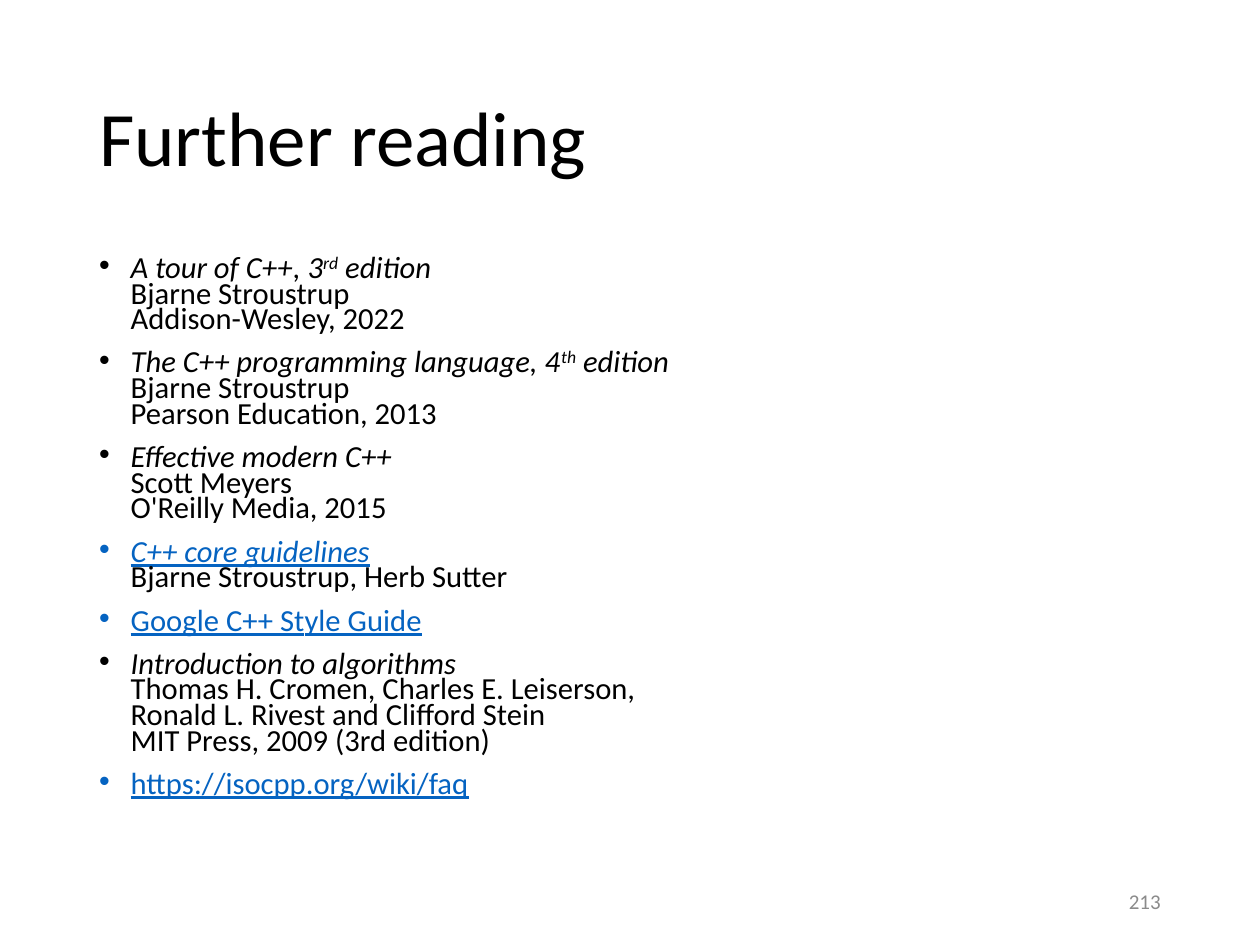
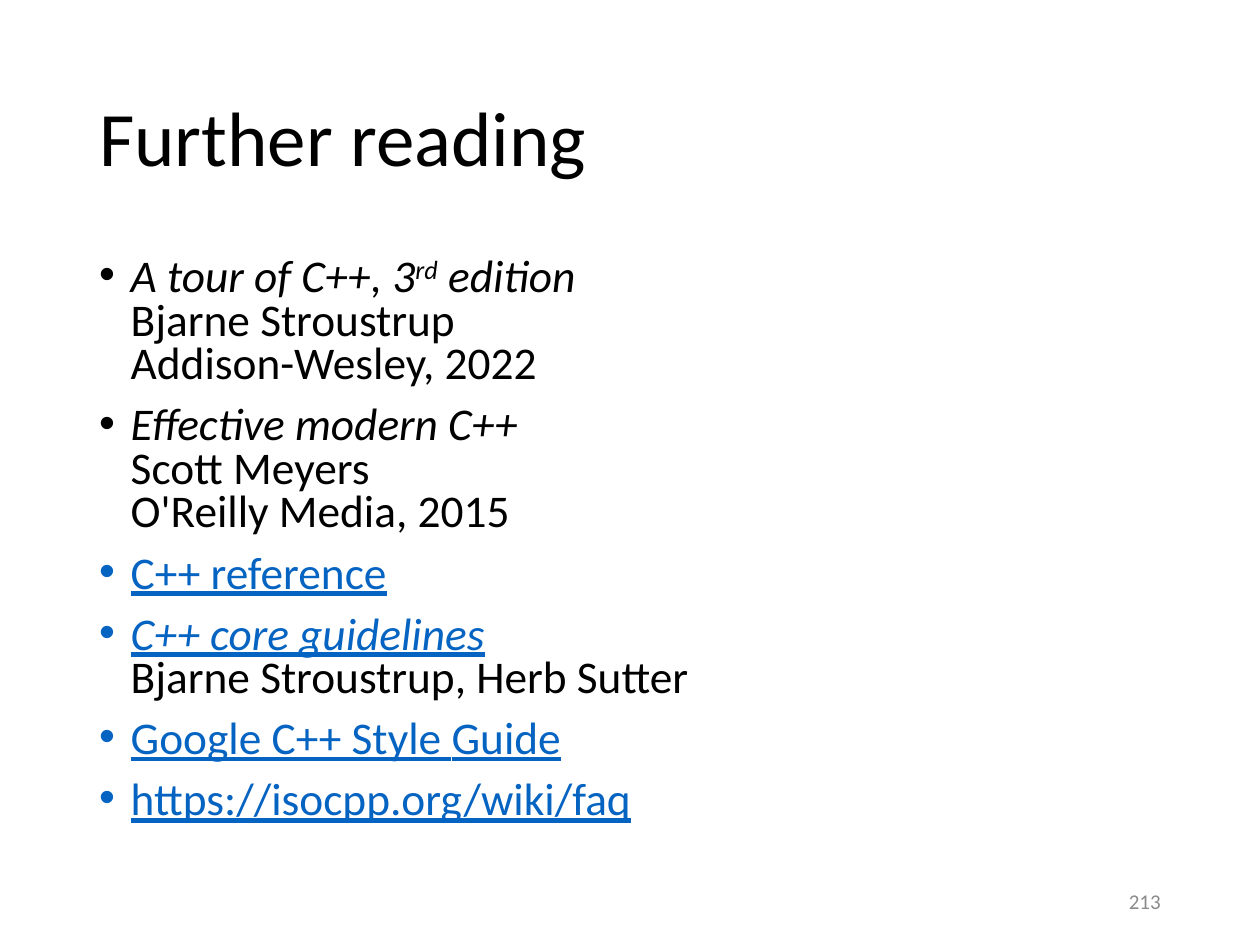
Before and after one commit to gjbex/Scientific-C-plus-plus, a slide deck: slide 213 of scientific_cpp.pptx. Drawn at 1260x945 pixels with LibreOffice and Linux fonts; fonts in the diff are those of the drawing. Boxes give left, top, right and bottom in pixels: in the first picture for what was removed or moved away, otherwise in the second. Text is boxed around its words. In the diff, an @@ line names an element or a change of style, - is before the commit and + after.

Commit message:
Update references

```diff
--- a/scientific_cpp.pptx
+++ b/scientific_cpp.pptx
@@ text at bbox=[131, 260, 688, 823]: size 17.5 to 25.9 pt; line spacing 0.7 to 0.8 @@
@@ text at bbox=[131, 350, 669, 428]: paragraph removed @@
-• The C++ programming language, 4th edition
-  Bjarne Stroustrup
-  Pearson Education, 2013
@@ text at bbox=[131, 558, 387, 596]: paragraph added @@
+• C++ reference
@@ text at bbox=[131, 652, 635, 755]: paragraph removed @@
-• Introduction to algorithms
-  Thomas H. Cromen, Charles E. Leiserson,
-  Ronald L. Rivest and Clifford Stein
-  MIT Press, 2009 (3rd edition)
```
Also in this commit, not shown: 1 other slide changed, 1 slide added.
